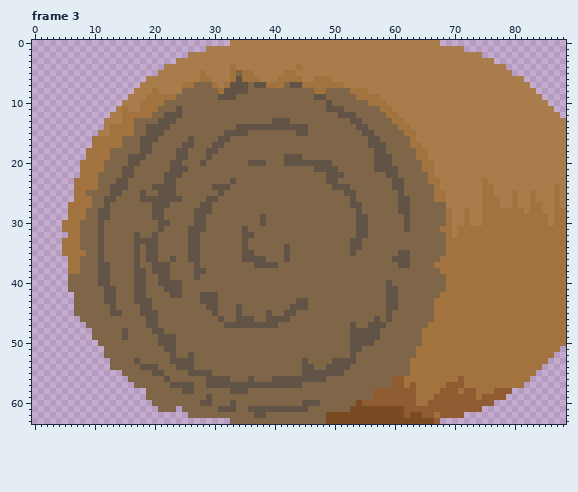
Pixel-art file, stored at levels_and_level_objects/choppable/bales/bales.aseprite. Above: the version before the commit.
89x64 pixels, 3 frames. Shown: frame 3. The commit also changed other frames, which this record leaves out.
Now the later version:
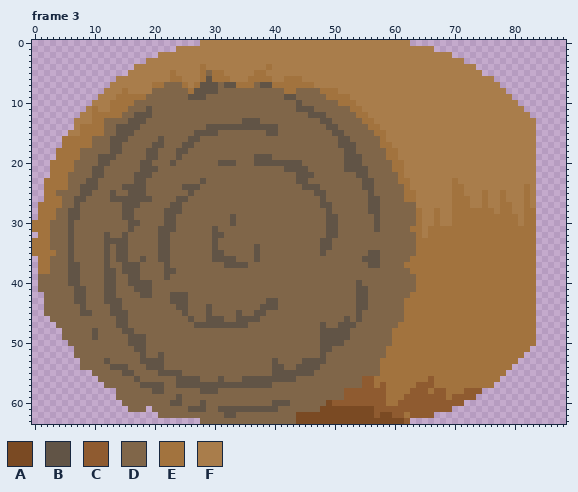
Palette (. is transparent): A #7a4a23  B #615446  C #8f5b30  D #806649  E #a2733e  F #a97d4b
Change:
Changed rows in their new state; - is an unchanged pixel.
Frame 3:
first column x 0:
 0 ----------------------------FFFFF------------------------------.....---------------------
 1 ------------------------FFFFF--------------------------------------.....-----------------
 2 ---------------------FFFFF--------------------------------------------.....--------------
 3 -------------------FFFFF------------------------------------------------.....------------
 4 -----------------FFFFF------E----F-----E----F-----------------------------.....----------
 5 ----------------FFFFF--E-----DEE-FFFFEE---FF-------------------------------.....---------
 6 --------------FFFFF----EE----BEEEFFF--EE-F-----FFF---------------------------.....-------
 7 -------------FFFFF--EEDDD-FEBBBDB-EEED-B--EEE--FFFFF--------------------------.....------
 8 ------------FFFEF---DDDDD-EBBBBDDDDD------EE---D-EEFFFFF-----------------------.....-----
 9 -----------FFFEEEEEDDDDD--BBB--DDD--------BB---DDEEEEFFFFF----------------------.....----
10 ----------FFFEEEEDDDDD----------------------B----D-EEEFFFFF----------------------.....---
11 ---------FEFFEE-DDDBD---D-------------------BBB--DDD-EEFFFFF----------------------.....--
12 --------FFEEEEEDDBBB--DDD---------------------BBB--DDDEEFFFFF----------------------.....-
13 -------FFFEEDDDDBBB--DDD-----------BBB--DDD-----BB---DDEEFFFFF----------------------.....
14 -------FEEEEDDBBBB-DDDD------BBBBB-------DDDDD---BB---DDEEFFFFF---------------------.....
15 ------FFEEEEDDBBB--DDD-----BBBB-DDDD---BB---DD----BB---DDEEFFFFF--------------------.....
16 -----EEEEEDDDBBB--DDDB-----B---DD------------------BB---DDEFFFFF--------------------.....
17 -----EEEEEDDDBB---DDBB--------DD-------------------BBB--DDEEFFFFF-------------------.....
18 ----EEEEDDDDDBB---D-B--------DD---------------------BB---DDEEFFFFF------------------.....
19 ----EEEEDDDBBB--DDDBB----D---D-------BBB--DDD-------BBB--DDEEFFFFF------------------.....
20 ---EEEEDDDDBB---DDBB----D---D--BBB--D--BBB---DDDDD--BBB--DDDEEFFFFF-----------------.....
21 ---EEEEDDDBB---DD-BBB--DDD----------------BBBB-DDDD-BBBB-DDDEEFFFFF-----------------.....
22 ---EEEDDDDBB---DDBBB--DDD-------------------BBB--DDD--BB---DDEFFFFF-----------------.....
23 --EEEEDDDBB---DD-BB---DD----B----D----------BB---DD----BB---DEEFFFFF--E----F--------.....
24 --EEEEDDBBB--DD-BBB-DDDD-BBB--DDD------------BBB--DDD--BB---DDEFFFFF--EE---FF-----E-.....
25 --EEDDDDBB----D-BB---DDD--B----D---------------BB---DD--B----DEEFFFFF-EE----F-E-F-EF.....
26 --EEEDDBBD--D-BBBB--DDDD-B---DD-----------------B----D--BB---DEEFFFFF-EEE---FFE-F-EF.....
27 -EEEEDDBDD--D--BBB--DDDBB---DD------------------BB---DD-BB---DD-FFFFF-EEE---FFEEF-EF.....
28 -EEEDDBBD--DD--BB---DDBBB--DDD-------------------B----D-BB---DD-EFFEFFEE-EE--F--FFE-.....
29 -EEEDDBBD--DD--BB---DDBB---DD----B----D----------BB---DD-B----D-EFFEFFEE-EE------F--.....
30 EEEDDDBD---D----BB---D-B---DD----B----D----------BB---DD-B----D-EFFEFFEE-EE------F--.....
31 EEEDDDBD---D----B-----BB--DDD-B----D-------------BB---DD-B----DEEFEE--E-------------.....
32 -EEDDDBD---DB--B-D--DBB---DD--BB---DD------------BB---DD--------EFEEE-E-------------.....
33 EEEDDDBD---DBBBB-DDDDBB---DD--B----D------------BB---DD---------EEEEE---------------.....
34 EEEDDDBD---DB-BB-D-DDBB---DD--B----D-B----D-----BB---DD---------EEEEE---------------.....
35 EEEEDDBDD--DB-BB-D-DDBB---DD--BB---DDB----D-----B----D--BB---DD-EEEEE---------------.....
36 -EEDDDBD---DB-BB-DBDDBBD--DD--BBBB-DD-D---D------------BBB--DDDEEEEE----------------.....
37 -EEDDDBB---D---BB---DD-----D----BBBB-DDDD---------------BB---DEEEEE-----------------.....
38 -EEDDDBB---D-B-BB-D-DD-B---DD----------------------------------EEEEE----------------.....
39 -DDDDDBB---D-B--B-D--D-----D------------------------------------EEEEE---------------.....
40 -DDDDDBB---D-B--B--B-DDDD-----------------------------B----D----EEEEE---------------.....
41 -DDDDD-BB----------B--DDD-----------------------------BB---DD---EEEEE---------------.....
42 --DDDDDBB--------D-B-----B--DDD-----------------------BB---DD--EEEEE----------------.....
43 --DDDDDBB-----B--DDD---BBB--DDD--------BB---DD--------BB---DD-EEEEE-----------------.....
44 --DDDDD-B-----B---DD----BB----D---D---BBB--DDD--------BB---DD-EEEEE-----------------.....
45 --DDDDD-BB-----B--DDD----B---BD------BBD--DD----------B----D--EEEEE-----------------.....
46 ---DDDDD------BB---DD-----B--BB------B-DDDD---------B-B--D-D--EEEEE-----------------.....
47 ----DDDDD-----BB---DD------BBBBB----DDDDD-------B--BB---DDD--EEEEE------------------.....
48 -----DDDDDB-----B---DD--------------------------BBBBBDDDDD--EEEEE-------------------.....
49 -----DDDDDB----DBBB--DDD------------------------BBBBBDDDDD--EEEEE-------------------.....
50 ------DDDDD-----BBB--DDD------------------------BBBB-DDDD---EEEEE-------------------.....
51 -------DDDDD-----BB---DD------------------------BB---DD----EEEEE-------------------.....-
52 -------DDDDD------B--B-D--D---------------------B----D-----EEEEE------------------.....--
53 --------DDDDB----DBBBB-DDDD-------------B-----BBB-DDDD----EEEEE------------------.....---
54 --------DDDDDBBB--D--B--DDD-------------BB--B--B-DDDD-----EEEEE-----------------.....----
55 ----------DDDDDBB---D-BBB-DDDD----------BBBBB--DDDDD------EEEEE----------------.....-----
56 -----------DDDDD-B----D-BBBB-DD-D--B-BBB----DDDDD------CCEEEEE----C----E------.....------
57 ------------DDDDD-BBBB-D---BB-----------DDDDD----------CCECEEE-ECCC--EEE-----.....-------
58 --------------DDDDD-BB---DD-BBB--DDD----------------CCCCC--EEEE-CC-C-EE---C.....---------
59 --------------DDDDD-----B----D----------------------CCCCC--EEE--CCC--E----.....----------
60 ---------------DDDDD---BB----D---D------BBB--DDD-ACCCCC----EE---CC------.....------------
61 ----------------DDD-D---D-BBB-----BB-----DDDDD--AAAAA----CCCCC--------.....--------------
62 ---------------------DDDDD------BB---DD-----AAAAA--------C--CCECC--.....-----------------
63 ----------------------------DDDDD-----------AAAAA-------------C.....---------------------
Where, in picture pixels (left, top, right, bottom), the same in both pictures:
changed: (32, 40, 566, 424)
